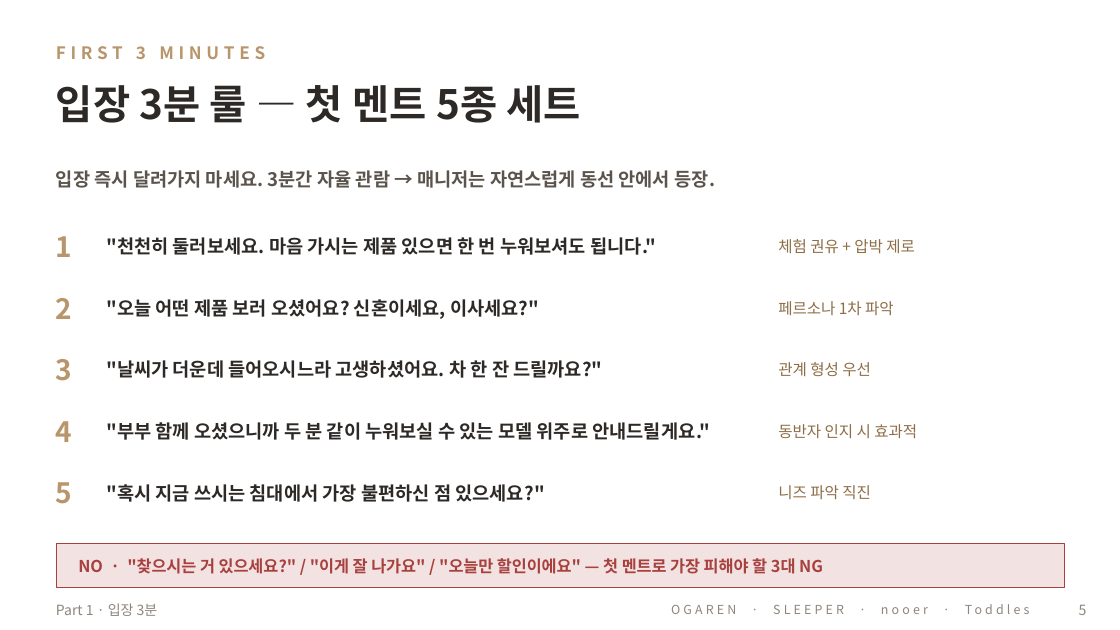
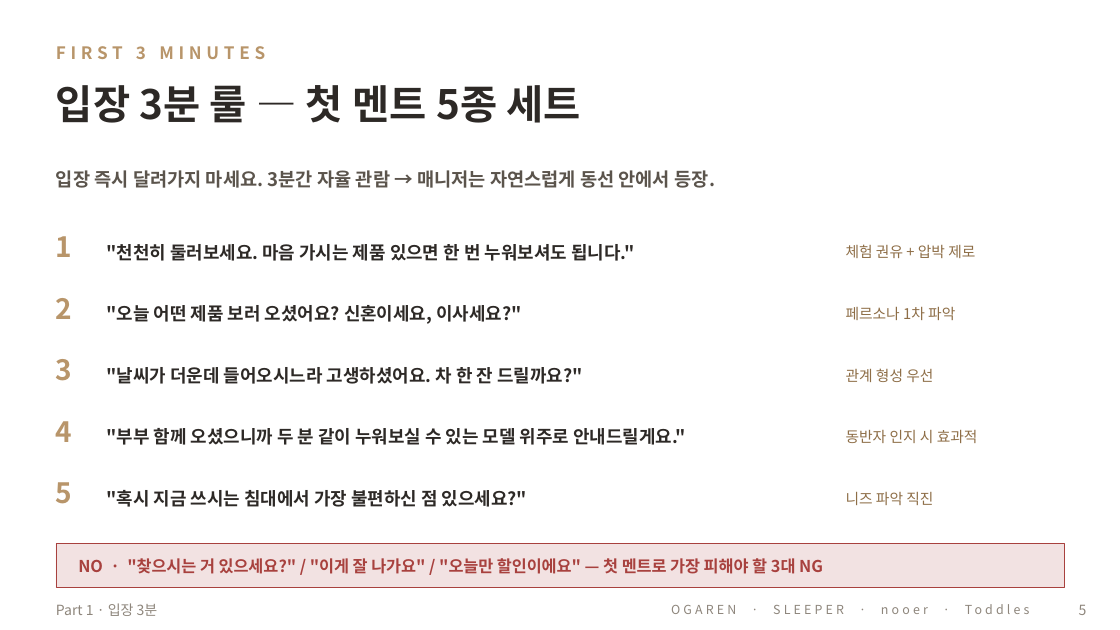
Before and after one commit to david-jung84/ogaren-sales-guide, a slide deck: slide 7 of assets/download/오가렌_세일즈가이드_세션2.pptx. Drawn at 1120x630 pixels with LibreOffice and Linux fonts; fonts in the diff are those of the drawing. Boxes give left, top, right and bottom in pixels: in the first picture for what was removed or moved away, otherwise in the second. Text is boxed around its words. In the diff, an @@ line names an element or a change of style, - is before the commit and + after.

```diff
--- a/assets/download/오가렌_세일즈가이드_세션2.pptx
+++ b/assets/download/오가렌_세일즈가이드_세션2.pptx
@@ text "체험 권유 + 압박 제로": place and size @@
-text "체험 권유 + 압박 제로" at [778,239,915,253]
+text "체험 권유 + 압박 제로" at [846,244,975,258]
@@ text "페르소나 1차 파악": place and size @@
-text "페르소나 1차 파악" at [778,301,894,316]
+text "페르소나 1차 파악" at [846,307,955,320]
@@ text "관계 형성 우선": place and size @@
-text "관계 형성 우선" at [778,362,871,376]
+text "관계 형성 우선" at [846,368,933,382]
@@ size 12 to 11.5 pt in 5 elements at [106,244,634,261], [106,305,521,324], [106,490,527,507], [106,367,582,384], [106,428,686,445] @@
@@ text "동반자 인지 시 효과적": place and size @@
-text "동반자 인지 시 효과적" at [778,424,917,438]
+text "동반자 인지 시 효과적" at [846,430,978,443]
@@ size 10 to 9.5 pt in 5 elements at [846,244,975,258], [846,307,955,320], [846,368,933,382], [846,430,978,443], [846,492,933,505] @@
@@ text "니즈 파악 직진": place and size @@
-text "니즈 파악 직진" at [778,485,871,500]
+text "니즈 파악 직진" at [846,492,933,505]
```
Also in this commit, not shown: 2 other slides changed, 6 other files.
